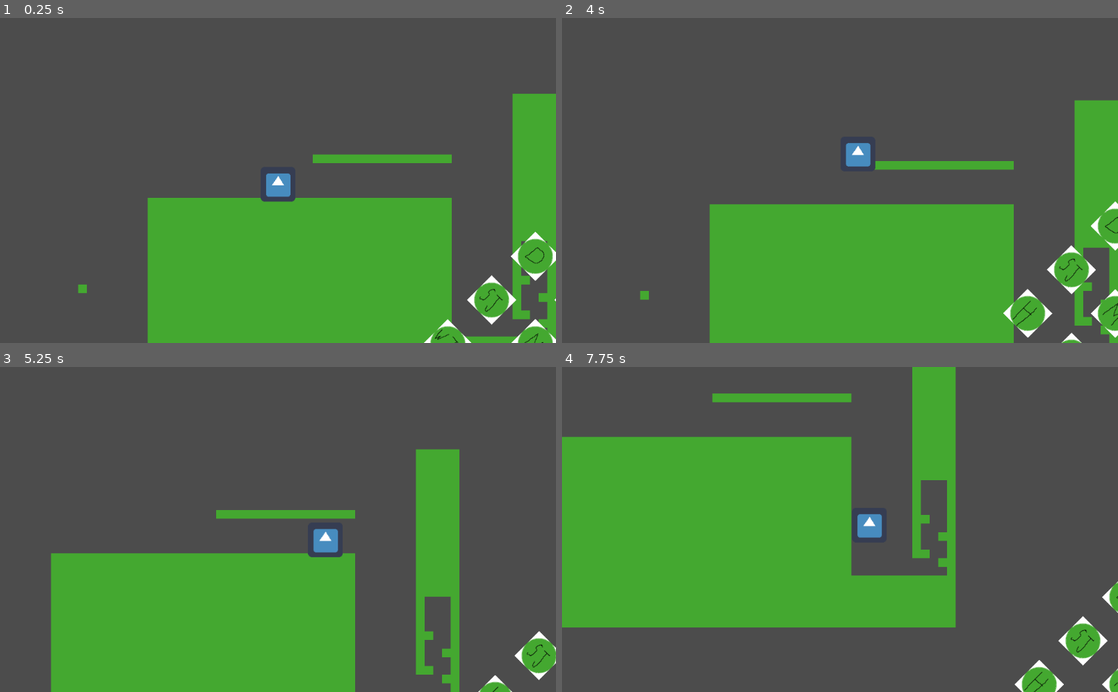
Above: before the commit, frames 1-4 (two rows, left to right).
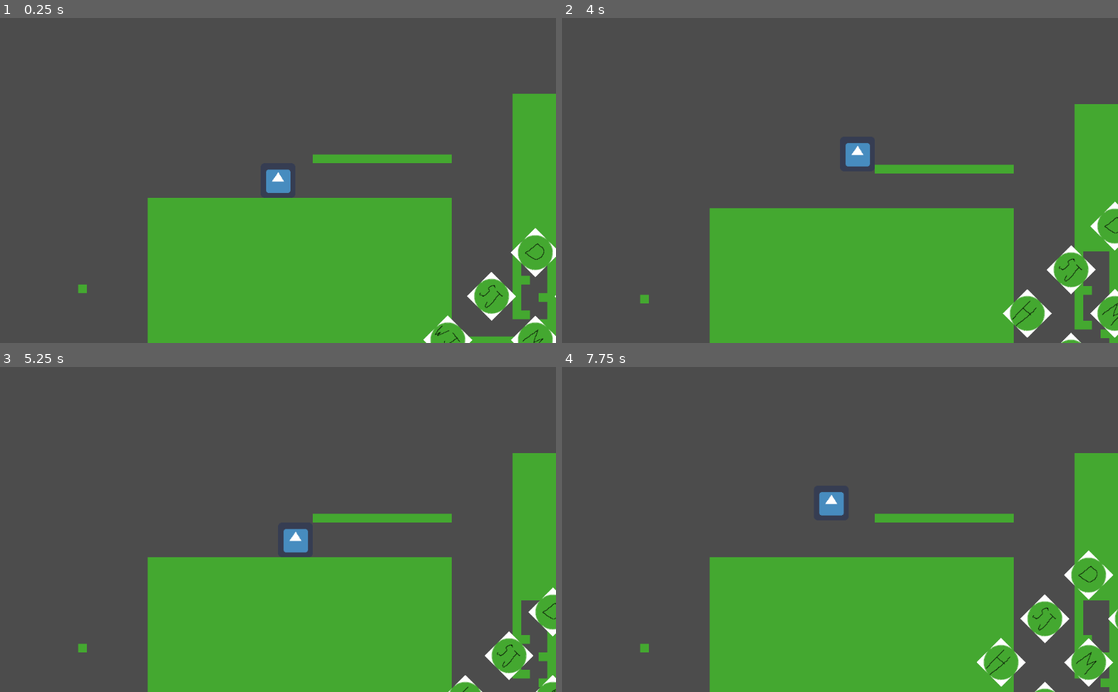
Above: after the commit, the same moments.

Repository: F-P-S-B/ggj-2023-roots
Game: Godot game, scene res://Levels/Dev/DevLevel.tscn
Two runs of this game, one before a commit and one after it. Both use one fixed random seed, a clock stepped at 60 frames per second and the inputs below. The engine's default icon, where the game draws it, is replaced by a stand-in: a white triangle on a blue panel in a dark square.
Inputs (mouse positions are in pixels of both pictures, inside the frame that each line leads up to; where the layout moved, square brackets give the same spot in the first picture):
- Up to frame 1 (0.25 s): no input
- Up to frame 2 (4 s): click (1095, 252) [1095, 255] at 0.5 s; click (1051, 297) [1051, 300] at 1.25 s; click (1095, 339) at 2.02 s; click (1012, 339) at 2.77 s; tap Enter at 3.5 s; hold Right (move_right) from 3.53 s (still down); tap Space (jump) at 3.77 s
- Up to frame 3 (5.25 s): tap Space (jump) at 4.52 s; release Right (move_right) at 5.03 s; hold Left (move_left) from 5.03 s (still down)
- Up to frame 4 (7.75 s): release Left (move_left) at 5.78 s; hold Right (move_right) 5.78-7.28 s; tap Space (jump) at 6.02, 6.77, 7.52 s; hold Left (move_left) from 7.28 s (still down)

The runs differ from the first frame. In frame 1, 1.4% of the frame differs, in the area x 46-100%, y 46-100%; in frame 2, 2.1%; in frame 3, 24%; in frame 4, 51%, in the area x 0-100%, y 0-100%.

Commit message:
debbug jump sans move

Diff:
--- a/player/Player.gd
+++ b/player/Player.gd
@@ -21,7 +21,7 @@
 }
 
 export var enabled_skills := {
-	Skills.MOVE : true,
+	Skills.MOVE : false,
 	Skills.JUMP1 : true,
 	Skills.JUMP2 : false,
 	Skills.SUPER_JUMP : false,
@@ -98,7 +98,7 @@
 
 func _physics_process(_delta):
 	if(is_on_floor()):
-		velocity.y = 0
+		velocity.y = 1
 	else:
 		fall()
 	move()
@@ -125,8 +125,6 @@
 
 func _on_DashButton_pressed():
 	enable_skill(Skills.DASH)
-
-
 
 
 func _on_Jump1Button_pressed():
--- a/player/Player.tscn
+++ b/player/Player.tscn
@@ -5,14 +5,13 @@
 [ext_resource path="res://player/skilltree/Skilltree.tscn" type="PackedScene" id=3]
 
 [sub_resource type="RectangleShape2D" id=1]
-extents = Vector2( 31.5, 28 )
+extents = Vector2( 31.75, 32 )
 
 [node name="Player" type="KinematicBody2D"]
 position = Vector2( 264, 55 )
 script = ExtResource( 2 )
 
 [node name="CollisionShape2D" type="CollisionShape2D" parent="."]
-position = Vector2( -0.5, -3 )
 shape = SubResource( 1 )
 __meta__ = {
 "_edit_lock_": true
